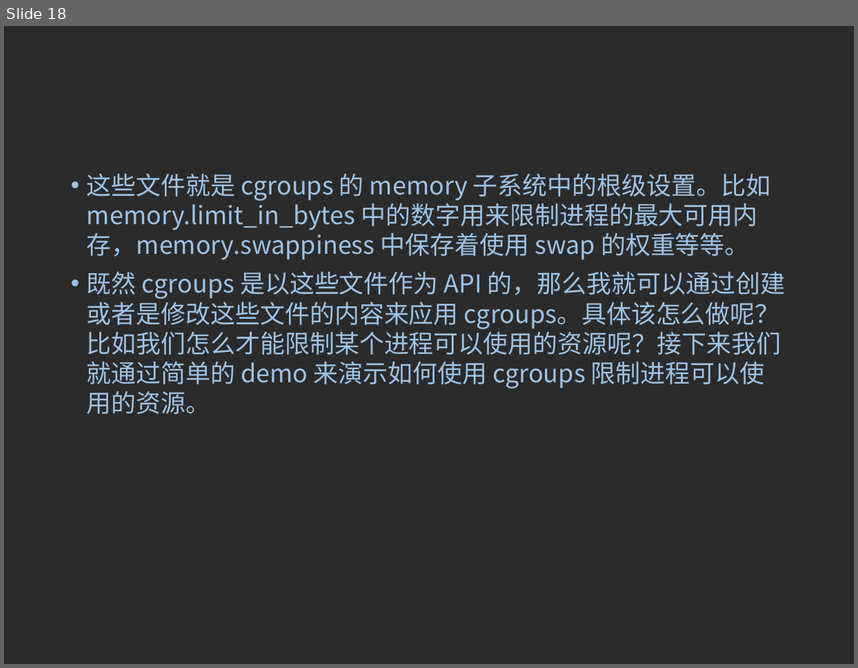
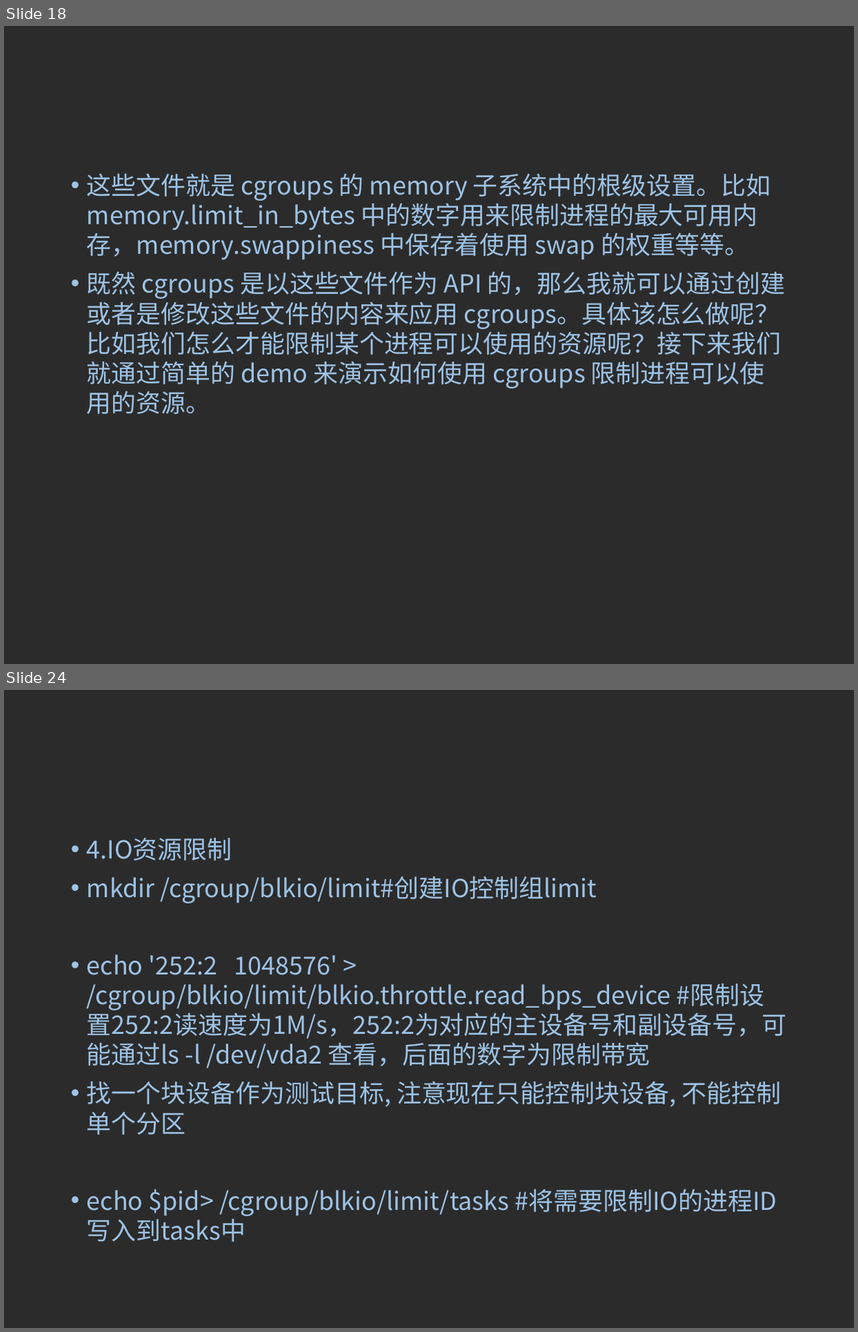
Before and after one commit to 15905100791/learning-records, a slide deck: Cgroups/CGroups简介.ppt. Shown one above the other, each under a label of ours: slide 18 before the commit, slides 18 and 24 after it; the slides between them are not shown. The pictures are 858x668 and 858x1332 pixels, drawn with LibreOffice and Linux fonts; fonts in the diff are those of the drawing; background and template pictures are left out; a plain dark background stands for a picture behind light text. Boxes give left, top, right and bottom in pixels: in the first picture for what was removed or moved away, otherwise in the second. Text is boxed around its words. In the diff, an @@ line names an element or a change of style, - is before the commit and + after.

```diff
--- a/Cgroups/CGroups简介.ppt
+++ b/Cgroups/CGroups简介.ppt
@@ slide 24 added at box(4, 690, 854, 1328), background picture (left out) @@
@@ text added at box(87, 838, 786, 1216), 21 pt, text #9DC3E6 @@
+• 4.IO资源限制
+• mkdir /cgroup/blkio/limit#创建IO控制组limit
+• echo '252:2 1048576' > /cgroup/blkio/limit/blkio.throttle.read_bps_device #限制设置252:2读速度为1M/s，252:2为对应的主设备号和副设备号，可能通过ls -l /dev/vda2 查看，后面的数字为限制带宽
+• 找一个块设备作为测试目标, 注意现在只能控制块设备, 不能控制单个分区
+• echo $pid> /cgroup/blkio/limit/tasks #将需要限制IO的进程ID写入到tasks中
```
Also in this commit, not shown: 1 slide changed, 16 other slides added, 3 slides removed, 3 other files.
